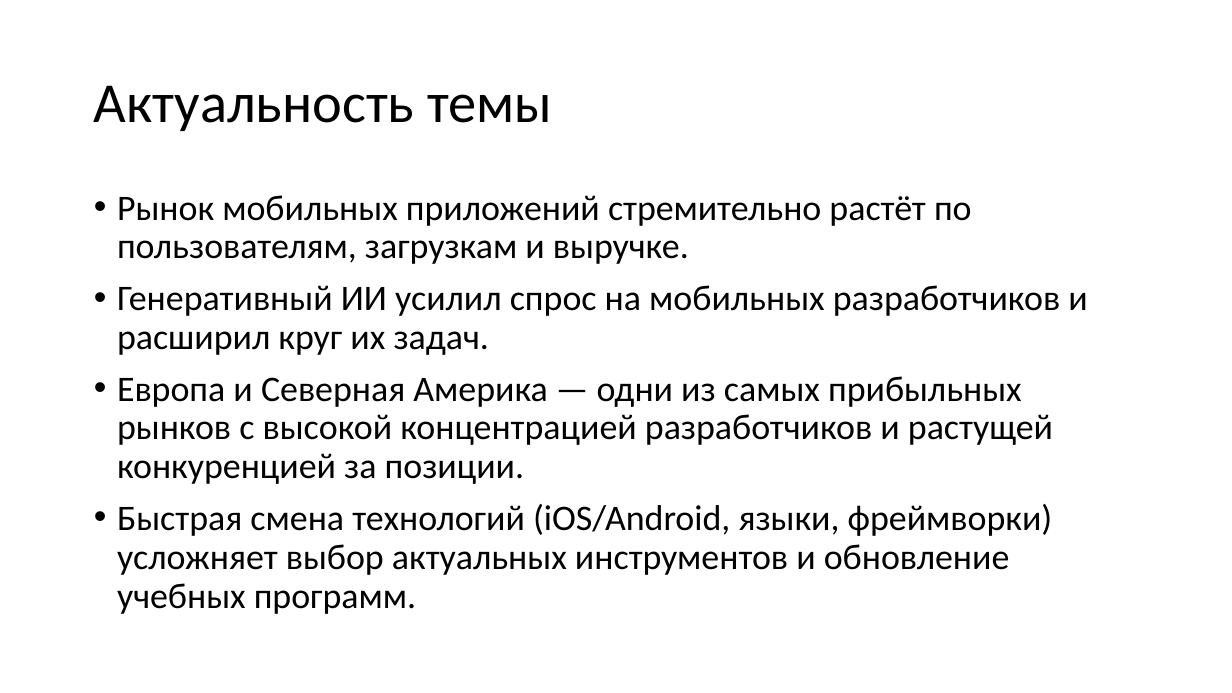
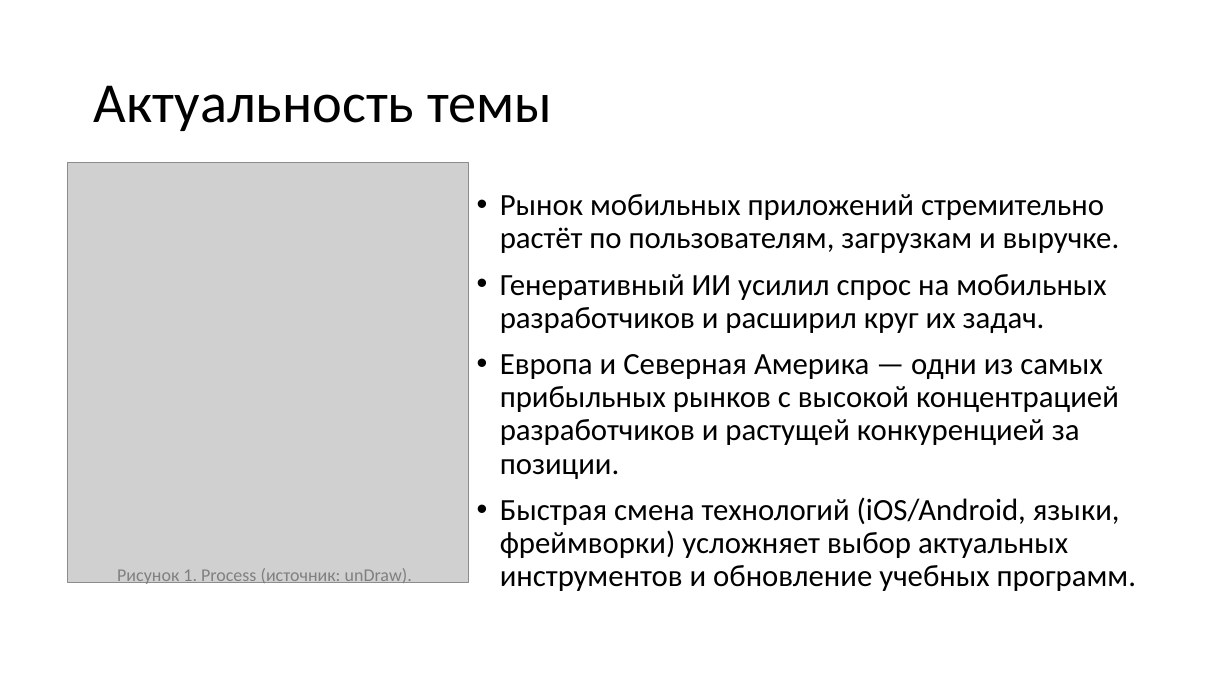
Before and after one commit to S0la1re/Research-work-new, a slide deck: slide 2 of Presentations of Bachelor's theses.pptx. Drawn at 1232x693 pixels with LibreOffice and Linux fonts; fonts in the diff are those of the drawing; grey boxes stand for pictures. Boxes give left, top, right and bottom in pixels: in the first picture for what was removed or moved away, otherwise in the second. Text is boxed around its words. In the diff, an @@ line names an element or a change of style, - is before the commit and + after.

```diff
--- a/Presentations of Bachelor's theses.pptx
+++ b/Presentations of Bachelor's theses.pptx
@@ picture added at box(67, 162, 469, 582) @@
@@ text "Рынок мобильных приложений стремительно растёт ...": place and size @@
-text "Рынок мобильных приложений стремительно растёт ..." at box(117, 195, 1087, 614)
+text "Рынок мобильных приложений стремительно растёт ..." at box(500, 194, 1136, 591)
@@ text "Рынок мобильных приложений стремительно растёт ..." at box(500, 194, 1136, 591): size 28 to 24 pt @@
@@ text added at box(117, 568, 412, 587), 14 pt, text #808080 @@
+Рисунок 1. Process (источник: unDraw).
```
Also in this commit, not shown: 7 other slides changed, 1 slide added, 1 slide removed.
